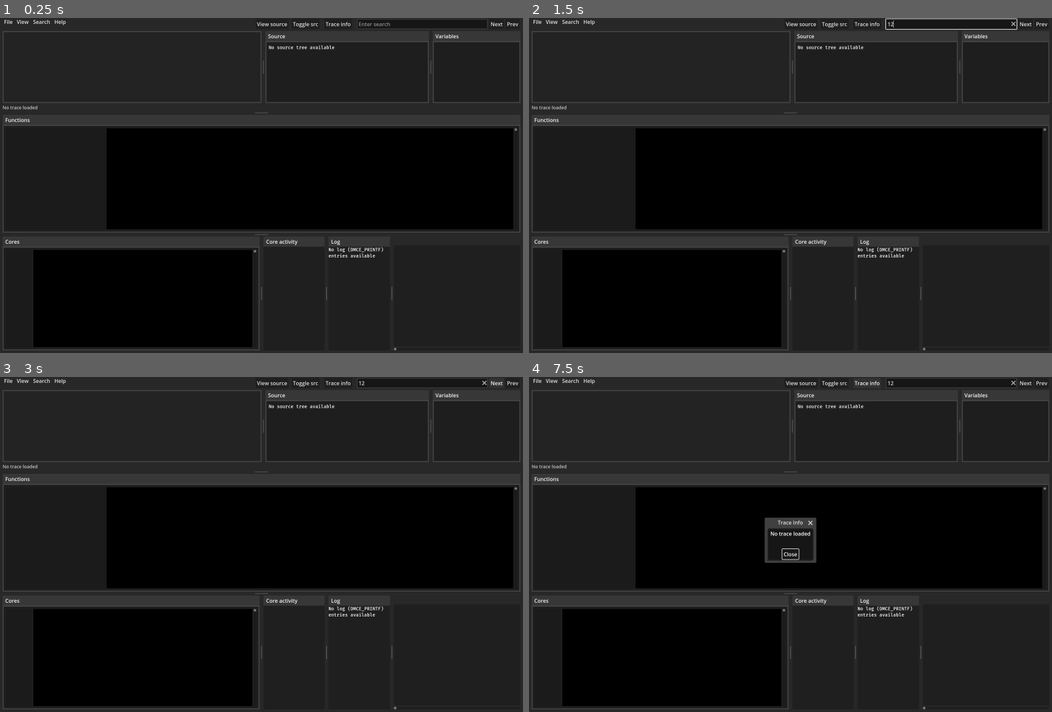
Above: before the commit, frames 1-4 (two rows, left to right).
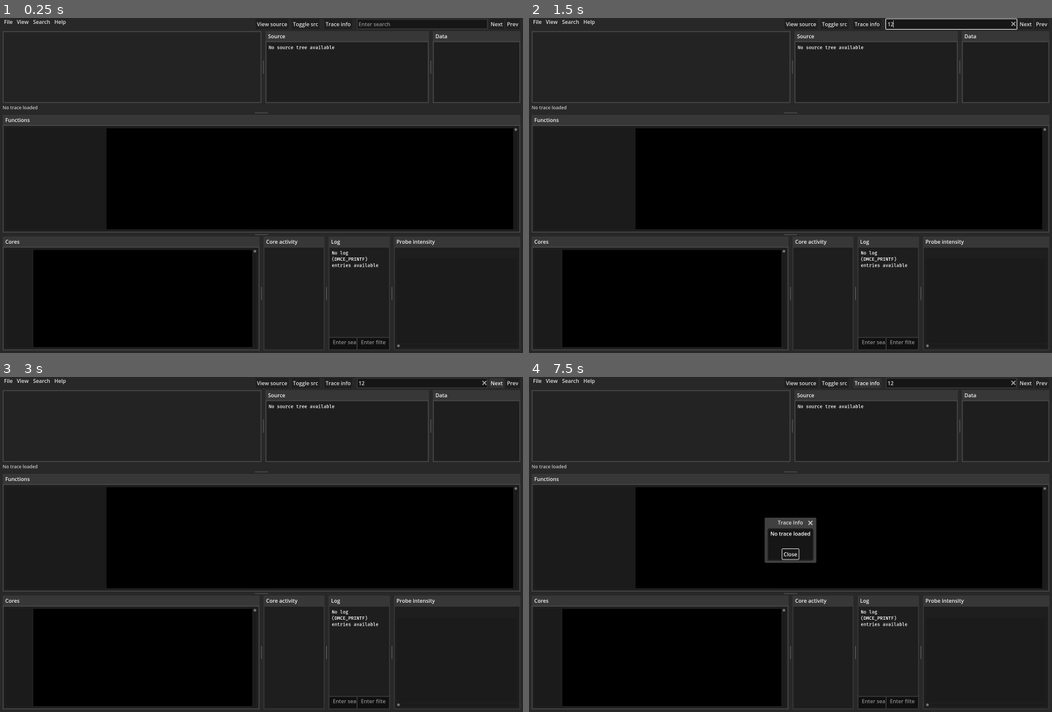
Above: after the commit, the same moments.

Repository: PatrikAAberg/dmce-gui
Game: Godot game, scene res://scene_controller.tscn
Two runs of this game, one before a commit and one after it. Both use one fixed random seed, a clock stepped at 60 frames per second and the inputs below.
Inputs (mouse positions are in pixels of both pictures, inside the frame that each line leads up to):
- Up to frame 1 (0.25 s): no input
- Up to frame 2 (1.5 s): click (748, 336) at 0.52 s; type "Alex" at 0.6 s; click (952, 24) at 0.75 s; type "12" at 0.83 s; click "Next" at 1.25 s
- Up to frame 3 (3 s): click "Next" at 2 s; click "Next" at 2.75 s
- Up to frame 4 (7.5 s): click "Next" at 3.5 s; click "Prev" at 4.25 s; click "Diff prev" at 5 s; click "Diff all" at 5.75 s; click "Prev" at 6.5 s; click "Trace info" at 7.25 s

The runs differ from the first frame. In frame 1, 0.4% of the frame differs, in the area x 62-88%, y 4-100%; in frame 2, 0.4%; in frame 3, 0.4%; in frame 4, 0.4%.
Error before the commit: Invalid access of index '0' on a base object of type: 'Array'. (res://TraceGUI.gd:832)
Error after the commit: Invalid access of index '0' on a base object of type: 'Array'. (res://TraceGUI.gd:833)

Commit message:
trace: All tabs and some more cleanup

Diff:
--- a/dmcetraceGUI/TraceGUI.gd
+++ b/dmcetraceGUI/TraceGUI.gd
@@ -114,6 +114,7 @@
 var LogTabContainer
 var LogRichTextLabel
 var CoreActivityTabContainer
+var MovieTabContainer
 
 func Activate():
 	Active = true
@@ -680,9 +681,9 @@
 	TCoreLabels			= get_node("Background/VSplitTop/VSplitBot/TCMovieHSplitContainer/TChartTab/TChartHBoxContainer/TCoreLabelsPanelContainer/TCoreLabels")
 	TChartVScrollBar	= get_node("Background/VSplitTop/VSplitBot/TCMovieHSplitContainer/TChartTab/TChartHBoxContainer/TChartVScrollBar")
 	TChartTab			= get_node("Background/VSplitTop/VSplitBot/TCMovieHSplitContainer/TChartTab")
-	MovieContainer		= get_node("Background/VSplitTop/VSplitBot/TCMovieHSplitContainer/HistoCoreActivityHSplitContainer/MovieContainer")
-	MovieChart			= get_node("Background/VSplitTop/VSplitBot/TCMovieHSplitContainer/HistoCoreActivityHSplitContainer/MovieContainer/MovieChartContainer/MovieChart")
-	MovieChartContainer	= get_node("Background/VSplitTop/VSplitBot/TCMovieHSplitContainer/HistoCoreActivityHSplitContainer/MovieContainer/MovieChartContainer")
+	MovieContainer		= get_node("Background/VSplitTop/VSplitBot/TCMovieHSplitContainer/HistoCoreActivityHSplitContainer/MovieTabContainer/MovieContainer")
+	MovieChart			= get_node("Background/VSplitTop/VSplitBot/TCMovieHSplitContainer/HistoCoreActivityHSplitContainer/MovieTabContainer/MovieContainer/MovieChartContainer/MovieChart")
+	MovieChartContainer	= get_node("Background/VSplitTop/VSplitBot/TCMovieHSplitContainer/HistoCoreActivityHSplitContainer/MovieTabContainer/MovieContainer/MovieChartContainer")
 	CoreActivity		= get_node("Background/VSplitTop/VSplitBot/TCMovieHSplitContainer/HistoCoreActivityHSplitContainer/LogCoreActivityHSplitContainer/CoreActivityTabContainer/CoreActivityRichTextLabel")
 	MainExtas			= get_node("Background/VSplitTop/VSplitBot/TCMovieHSplitContainer/HistoCoreActivityHSplitContainer")
 	FChart 				= get_node("Background/VSplitTop/VSplitBot/FuncTab/FuncContainer/FuncHBoxContainer/HSplitFNameFChart/FChartPanelTop/FChartPanel/FChart")
@@ -724,8 +725,8 @@
 	LogTabContainer = get_node("Background/VSplitTop/VSplitBot/TCMovieHSplitContainer/HistoCoreActivityHSplitContainer/LogCoreActivityHSplitContainer/LogTabContainer")
 	CoreActivityTabContainer = get_node("Background/VSplitTop/VSplitBot/TCMovieHSplitContainer/HistoCoreActivityHSplitContainer/LogCoreActivityHSplitContainer/CoreActivityTabContainer")
 	SrcViewScrollBar = SrcView.get_v_scroll_bar()
-	LogRichTextLabel = get_node("Background/VSplitTop/VSplitBot/TCMovieHSplitContainer/HistoCoreActivityHSplitContainer/LogCoreActivityHSplitContainer/LogTabContainer/LogRichTextLabel")
-
+	LogRichTextLabel = get_node("Background/VSplitTop/VSplitBot/TCMovieHSplitContainer/HistoCoreActivityHSplitContainer/LogCoreActivityHSplitContainer/LogTabContainer/LogVBoxContainer/LogRichTextLabel")
+	MovieTabContainer = get_node("Background/VSplitTop/VSplitBot/TCMovieHSplitContainer/HistoCoreActivityHSplitContainer/MovieTabContainer")
 	re_remove_probe = RegEx.new()
 	re_remove_probe.compile("\\(DMCE_PROBE.*?\\),")      #\d*(.*?),")
 	re_get_probenbr = RegEx.new()
@@ -763,10 +764,10 @@
 	TChartTab.set_tab_title(0, "Cores")
 	FTab.set_tab_title(0, "Functions")
 	SrcTab.set_tab_title(0, "Source")
-	VarsTab.set_tab_title(0, "Variables")
+	VarsTab.set_tab_title(0, "Data")
 	LogTabContainer.set_tab_title(0, "Log")
 	CoreActivityTabContainer.set_tab_title(0, "Core activity")
-
+	MovieTabContainer.set_tab_title(0, "Probe intensity")
 	MovieChart.Update()
 
 	$MenuBar/PopupMenuFile.name = " File "
@@ -1398,10 +1399,10 @@
 	PopulateViews(TRACE)
 
 func _toggle_show_histogram():
-	if MovieContainer.visible == true:
-		MovieContainer.visible = false
+	if MovieTabContainer.visible == true:
+		MovieTabContainer.visible = false
 	else:
-		MovieContainer.visible = true
+		MovieTabContainer.visible = true
 
 func _toggle_core_activity():
 	if CoreActivityTabContainer.visible == true:
--- a/dmcetraceGUI/TraceGUI.tscn
+++ b/dmcetraceGUI/TraceGUI.tscn
@@ -105,6 +105,18 @@
 [sub_resource type="StyleBoxFlat" id="StyleBoxFlat_awp5k"]
 bg_color = Color(0.215686, 0.215686, 0.215686, 1)
 
+[sub_resource type="StyleBoxFlat" id="StyleBoxFlat_8joqv"]
+content_margin_left = 10.0
+content_margin_top = 10.0
+content_margin_right = 10.0
+content_margin_bottom = 10.0
+bg_color = Color(0.117647, 0.117647, 0.117647, 1)
+border_width_left = 3
+border_width_top = 3
+border_width_right = 3
+border_width_bottom = 3
+border_color = Color(0.215686, 0.215686, 0.215686, 1)
+
 [sub_resource type="StyleBoxFlat" id="StyleBoxFlat_i6jng"]
 bg_color = Color(0.215686, 0.215686, 0.215686, 1)
 
@@ -114,7 +126,61 @@
 [sub_resource type="StyleBoxFlat" id="StyleBoxFlat_eunkh"]
 bg_color = Color(0.215686, 0.215686, 0.215686, 1)
 
+[sub_resource type="StyleBoxFlat" id="StyleBoxFlat_i5th6"]
+content_margin_left = 10.0
+content_margin_top = 10.0
+content_margin_right = 10.0
+content_margin_bottom = 10.0
+bg_color = Color(0.117647, 0.117647, 0.117647, 1)
+border_width_left = 3
+border_width_top = 3
+border_width_right = 3
+border_width_bottom = 3
+border_color = Color(0.215686, 0.215686, 0.215686, 1)
+
 [sub_resource type="StyleBoxFlat" id="StyleBoxFlat_ulhlh"]
+bg_color = Color(0.215686, 0.215686, 0.215686, 1)
+
+[sub_resource type="StyleBoxFlat" id="StyleBoxFlat_fkd24"]
+bg_color = Color(0.0627451, 0.0627451, 0.0627451, 1)
+border_width_left = 3
+border_width_top = 3
+border_width_right = 3
+border_width_bottom = 3
+border_color = Color(0.215686, 0.215686, 0.215686, 1)
+expand_margin_left = 10.0
+expand_margin_bottom = 10.0
+
+[sub_resource type="StyleBoxFlat" id="StyleBoxFlat_lsv21"]
+bg_color = Color(0.0627451, 0.0627451, 0.0627451, 1)
+border_width_left = 3
+border_width_top = 3
+border_width_right = 3
+border_width_bottom = 3
+border_color = Color(0.215686, 0.215686, 0.215686, 1)
+expand_margin_left = 10.0
+expand_margin_right = 10.0
+expand_margin_bottom = 10.0
+
+[sub_resource type="StyleBoxFlat" id="StyleBoxFlat_31pob"]
+bg_color = Color(0.215686, 0.215686, 0.215686, 1)
+
+[sub_resource type="StyleBoxFlat" id="StyleBoxFlat_kpe73"]
+bg_color = Color(0.215686, 0.215686, 0.215686, 1)
+
+[sub_resource type="StyleBoxFlat" id="StyleBoxFlat_0hsic"]
+content_margin_left = 10.0
+content_margin_top = 10.0
+content_margin_right = 10.0
+content_margin_bottom = 10.0
+bg_color = Color(0.117647, 0.117647, 0.117647, 1)
+border_width_left = 3
+border_width_top = 3
+border_width_right = 3
+border_width_bottom = 3
+border_color = Color(0.215686, 0.215686, 0.215686, 1)
+
+[sub_resource type="StyleBoxFlat" id="StyleBoxFlat_osjdt"]
 bg_color = Color(0.215686, 0.215686, 0.215686, 1)
 
 [sub_resource type="StyleBoxFlat" id="StyleBoxFlat_kt5st"]
@@ -360,6 +426,7 @@
 size_flags_horizontal = 3
 theme_override_styles/tab_selected = SubResource("StyleBoxFlat_ofdfa")
 theme_override_styles/tab_unselected = SubResource("StyleBoxFlat_awp5k")
+theme_override_styles/panel = SubResource("StyleBoxFlat_8joqv")
 theme_override_styles/tabbar_background = SubResource("StyleBoxFlat_i6jng")
 
 [node name="CoreActivityRichTextLabel" type="RichTextLabel" parent="Background/VSplitTop/VSplitBot/TCMovieHSplitContainer/HistoCoreActivityHSplitContainer/LogCoreActivityHSplitContainer/CoreActivityTabContainer"]
@@ -377,10 +444,15 @@
 size_flags_horizontal = 3
 theme_override_styles/tab_selected = SubResource("StyleBoxFlat_ydq80")
 theme_override_styles/tab_unselected = SubResource("StyleBoxFlat_eunkh")
+theme_override_styles/panel = SubResource("StyleBoxFlat_i5th6")
 theme_override_styles/tabbar_background = SubResource("StyleBoxFlat_ulhlh")
 
-[node name="LogRichTextLabel" type="RichTextLabel" parent="Background/VSplitTop/VSplitBot/TCMovieHSplitContainer/HistoCoreActivityHSplitContainer/LogCoreActivityHSplitContainer/LogTabContainer"]
-layout_mode = 2
+[node name="LogVBoxContainer" type="VBoxContainer" parent="Background/VSplitTop/VSplitBot/TCMovieHSplitContainer/HistoCoreActivityHSplitContainer/LogCoreActivityHSplitContainer/LogTabContainer"]
+layout_mode = 2
+
+[node name="LogRichTextLabel" type="RichTextLabel" parent="Background/VSplitTop/VSplitBot/TCMovieHSplitContainer/HistoCoreActivityHSplitContainer/LogCoreActivityHSplitContainer/LogTabContainer/LogVBoxContainer"]
+layout_mode = 2
+size_flags_vertical = 3
 theme_override_fonts/normal_font = ExtResource("3_wmipt")
 theme_override_font_sizes/normal_font_size = 14
 bbcode_enabled = true
@@ -388,24 +460,47 @@
 meta_underlined = false
 hint_underlined = false
 
-[node name="MovieContainer" type="VBoxContainer" parent="Background/VSplitTop/VSplitBot/TCMovieHSplitContainer/HistoCoreActivityHSplitContainer"]
-layout_mode = 2
-size_flags_horizontal = 3
-
-[node name="ProbeInfoLabel" type="Label" parent="Background/VSplitTop/VSplitBot/TCMovieHSplitContainer/HistoCoreActivityHSplitContainer/MovieContainer"]
+[node name="HBoxContainer" type="HBoxContainer" parent="Background/VSplitTop/VSplitBot/TCMovieHSplitContainer/HistoCoreActivityHSplitContainer/LogCoreActivityHSplitContainer/LogTabContainer/LogVBoxContainer"]
+layout_mode = 2
+
+[node name="LogSearchLineEdit" type="LineEdit" parent="Background/VSplitTop/VSplitBot/TCMovieHSplitContainer/HistoCoreActivityHSplitContainer/LogCoreActivityHSplitContainer/LogTabContainer/LogVBoxContainer/HBoxContainer"]
+layout_mode = 2
+size_flags_horizontal = 3
+theme_override_styles/normal = SubResource("StyleBoxFlat_fkd24")
+placeholder_text = "Enter search"
+
+[node name="LogFilterLineEdit" type="LineEdit" parent="Background/VSplitTop/VSplitBot/TCMovieHSplitContainer/HistoCoreActivityHSplitContainer/LogCoreActivityHSplitContainer/LogTabContainer/LogVBoxContainer/HBoxContainer"]
+layout_mode = 2
+size_flags_horizontal = 3
+theme_override_styles/normal = SubResource("StyleBoxFlat_lsv21")
+placeholder_text = "Enter filter"
+
+[node name="MovieTabContainer" type="TabContainer" parent="Background/VSplitTop/VSplitBot/TCMovieHSplitContainer/HistoCoreActivityHSplitContainer"]
+layout_mode = 2
+size_flags_horizontal = 3
+theme_override_styles/tab_selected = SubResource("StyleBoxFlat_31pob")
+theme_override_styles/tab_unselected = SubResource("StyleBoxFlat_kpe73")
+theme_override_styles/panel = SubResource("StyleBoxFlat_0hsic")
+theme_override_styles/tabbar_background = SubResource("StyleBoxFlat_osjdt")
+
+[node name="MovieContainer" type="VBoxContainer" parent="Background/VSplitTop/VSplitBot/TCMovieHSplitContainer/HistoCoreActivityHSplitContainer/MovieTabContainer"]
+layout_mode = 2
+size_flags_horizontal = 3
+
+[node name="ProbeInfoLabel" type="Label" parent="Background/VSplitTop/VSplitBot/TCMovieHSplitContainer/HistoCoreActivityHSplitContainer/MovieTabContainer/MovieContainer"]
 custom_minimum_size = Vector2(0, 20)
 layout_mode = 2
 clip_text = true
 
-[node name="MovieChartContainer" type="PanelContainer" parent="Background/VSplitTop/VSplitBot/TCMovieHSplitContainer/HistoCoreActivityHSplitContainer/MovieContainer"]
+[node name="MovieChartContainer" type="PanelContainer" parent="Background/VSplitTop/VSplitBot/TCMovieHSplitContainer/HistoCoreActivityHSplitContainer/MovieTabContainer/MovieContainer"]
 clip_contents = true
 layout_mode = 2
 size_flags_vertical = 3
 
-[node name="MovieChart" type="Node2D" parent="Background/VSplitTop/VSplitBot/TCMovieHSplitContainer/HistoCoreActivityHSplitContainer/MovieContainer/MovieChartContainer"]
+[node name="MovieChart" type="Node2D" parent="Background/VSplitTop/VSplitBot/TCMovieHSplitContainer/HistoCoreActivityHSplitContainer/MovieTabContainer/MovieContainer/MovieChartContainer"]
 script = ExtResource("7_qhf0k")
 
-[node name="MovieHScrollBar" type="HScrollBar" parent="Background/VSplitTop/VSplitBot/TCMovieHSplitContainer/HistoCoreActivityHSplitContainer/MovieContainer"]
+[node name="MovieHScrollBar" type="HScrollBar" parent="Background/VSplitTop/VSplitBot/TCMovieHSplitContainer/HistoCoreActivityHSplitContainer/MovieTabContainer/MovieContainer"]
 custom_minimum_size = Vector2(0, 8)
 layout_mode = 2
 step = 1.0
Not shown: 1 places in dmcetraceGUI/TraceGUI.tscn that only renumber resources
